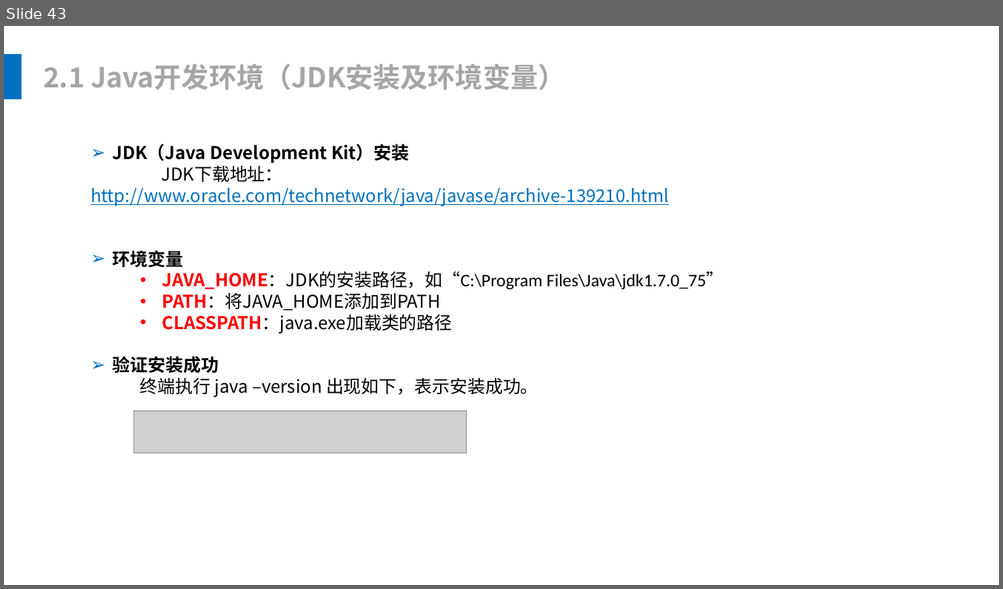
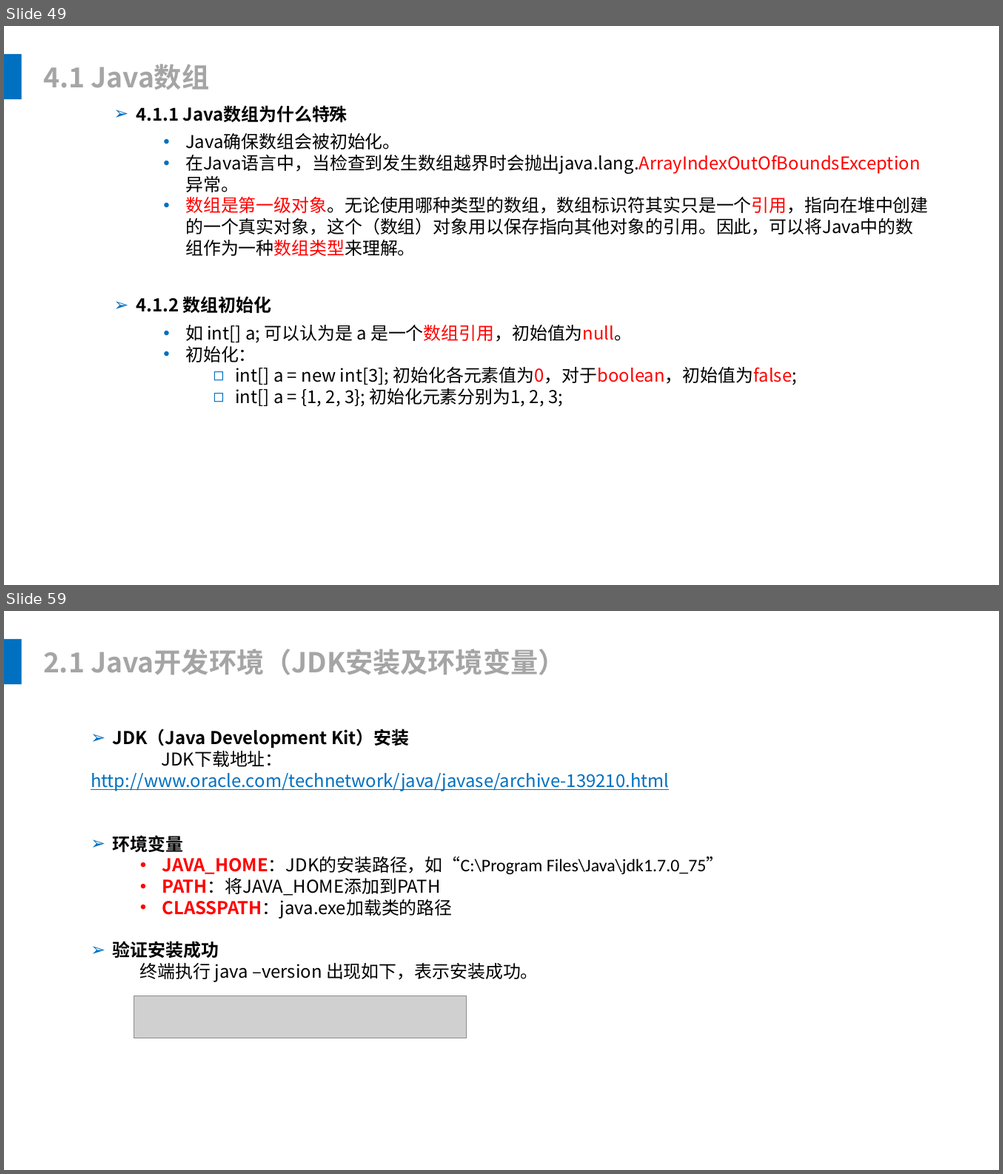
Before and after one commit to leonliu06/JavaTrainning, a slide deck: Java基础培训.pptx. Shown one above the other, each under a label of ours: slide 43 before the commit, slides 49 and 59 after it; the slides between them are not shown. The pictures are 1003x589 and 1003x1174 pixels, drawn with LibreOffice and Linux fonts; fonts in the diff are those of the drawing; grey boxes stand for pictures. Boxes give left, top, right and bottom in pixels: in the first picture for what was removed or moved away, otherwise in the second. Text is boxed around its words. In the diff, an @@ line names an element or a change of style, - is before the commit and + after.

```diff
--- a/Java基础培训.pptx
+++ b/Java基础培训.pptx
@@ slide 49 added at box(4, 26, 999, 585), background #FFFFFF @@
@@ rectangle added at box(4, 54, 22, 99), fill #0070C0 @@
@@ text added at box(43, 64, 209, 90), 28 pt, text #A5A5A5, bold @@
+4.1 Java数组
@@ text added at box(136, 105, 347, 123), 18 pt, text #000000, bold @@
+➢ 4.1.1 Java数组为什么特殊
@@ text added at box(185, 133, 928, 256), 18 pt, text #000000 @@
+  • Java确保数组会被初始化。
+  • 在Java语言中，当检查到发生数组越界时会抛出java.lang.ArrayIndexOutOfBoundsException异常。
+  • 数组是第一级对象。无论使用哪种类型的数组，数组标识符其实只是一个引用，指向在堆中创建的一个真实对象，这个（数组）对象用以保存指向其他对象的引用。因此，可以将Java中的数组作为一种数组类型来理解。
@@ text added at box(136, 296, 271, 313), 18 pt, text #000000, bold @@
+➢ 4.1.2 数组初始化
@@ text added at box(185, 325, 796, 407), 18 pt, text #000000 @@
+  • 如 int[] a; 可以认为是 a 是一个数组引用，初始值为null。
+  • 初始化：
+    ◻ int[] a = new int[3]; 初始化各元素值为0，对于boolean，初始值为false;
+    ◻ int[] a = {1, 2, 3}; 初始化元素分别为1, 2, 3;
@@ what was slide 43 is now slide 59 @@
```
Also in this commit, not shown: 7 slides changed, 18 other slides added, 3 slides removed, 26 other files.
